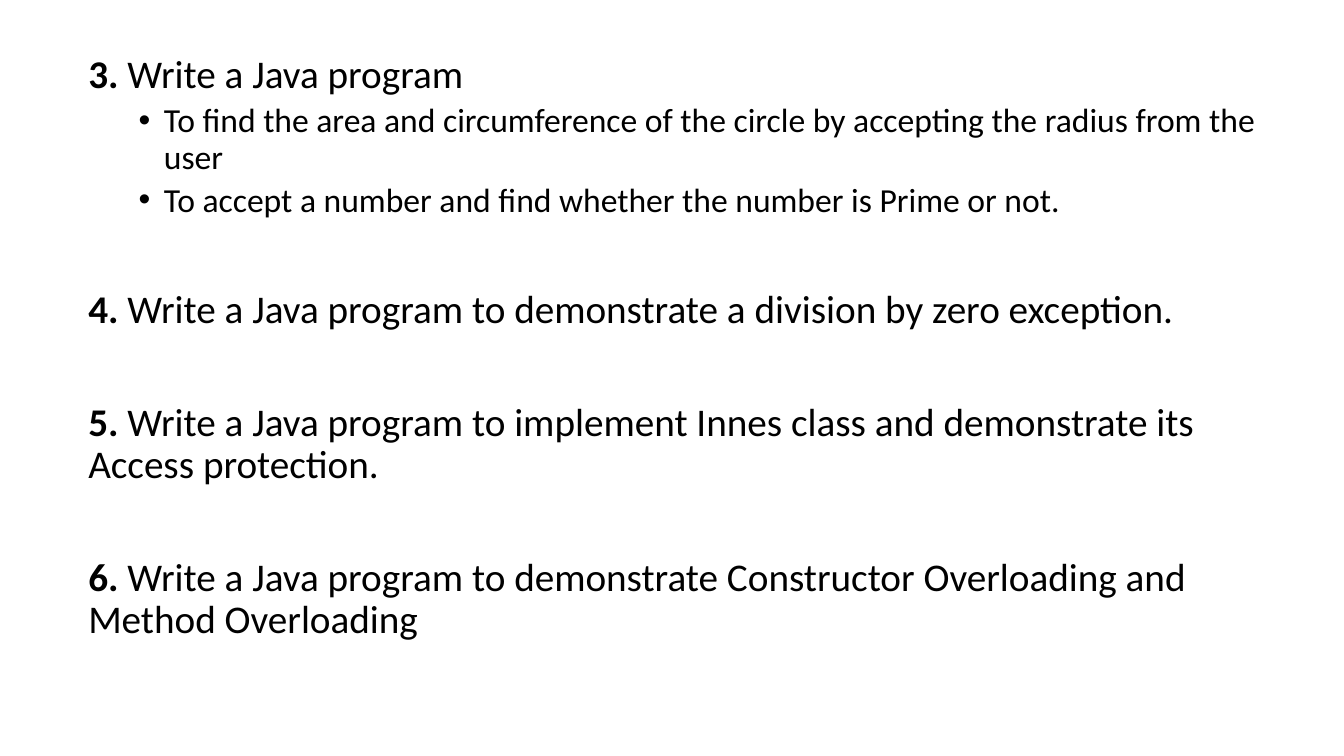
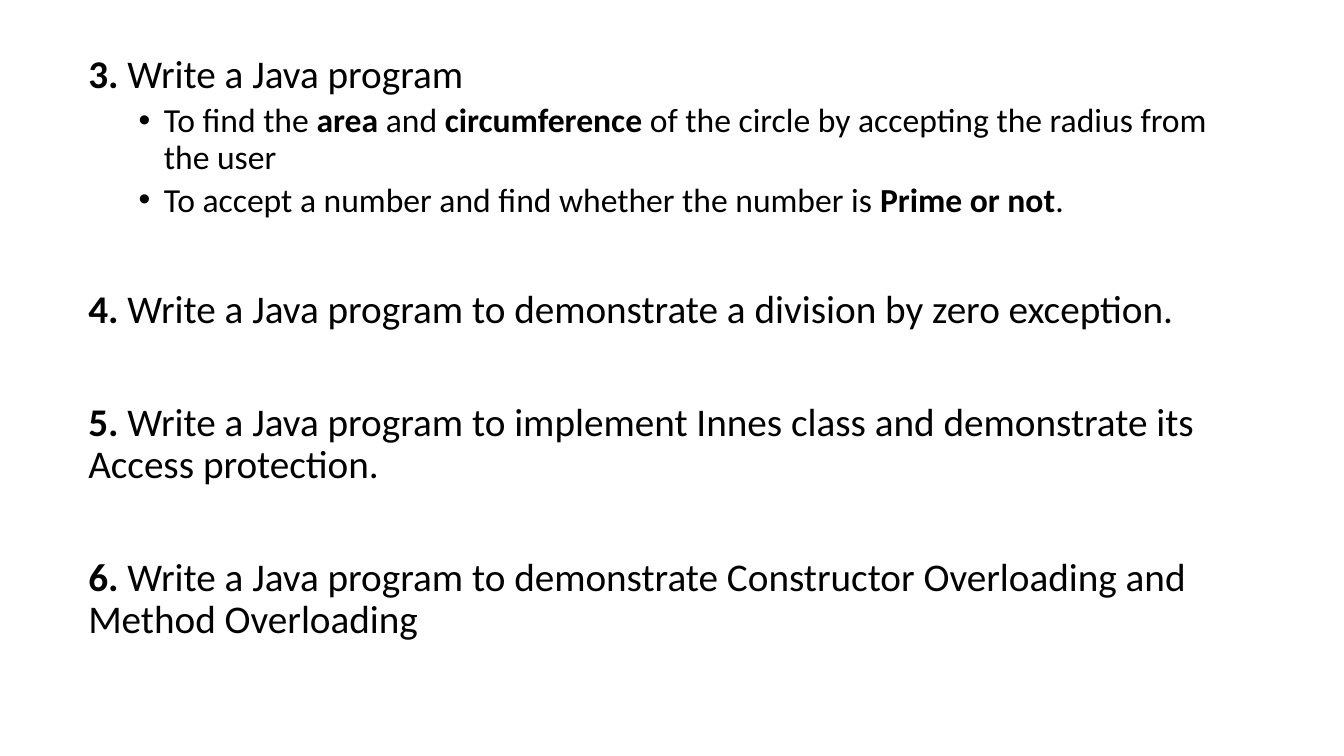
Before and after one commit to PRAMOD-VISHNU-NAIK/MCA-2nd-Sem-Shridevi-College, a slide deck: slide 6 of Theory Class-Notes/Java MCA-2.pptx. Drawn at 1344x756 pixels with LibreOffice and Linux fonts; fonts in the diff are those of the drawing. Boxes give left, top, right and bottom in pixels: in the first picture for what was removed or moved away, otherwise in the second. Text is boxed around its words. In the diff, an @@ line names an element or a change of style, - is before the commit and + after.

```diff
--- a/Theory Class-Notes/Java MCA-2.pptx
+++ b/Theory Class-Notes/Java MCA-2.pptx
@@ text at [164,108,1207,218]: bold on in "area circumference", "Prime or not." @@
```
Also in this commit, not shown: 2 other slides changed, 3 slides added, 2 slides removed, 1 other file.
